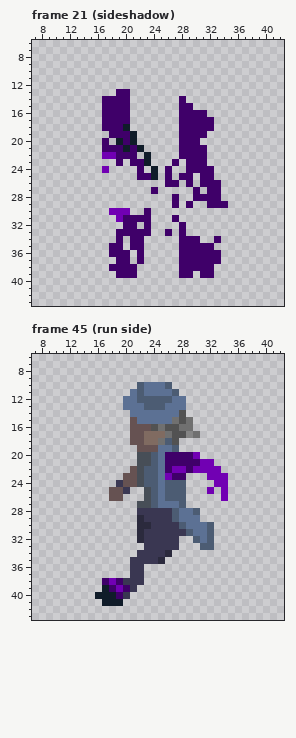
Pixel-art file -- Game Arts/ase files/Character.ase. The first picture shows the starting point.
48x48 pixels, 101 frames. Shown: frame 21 (sideshadow): x 7..42, y 6..43; frame 45 (run side): x 7..42, y 6..43. The commit also changed other frames, which this record leaves out.
After:
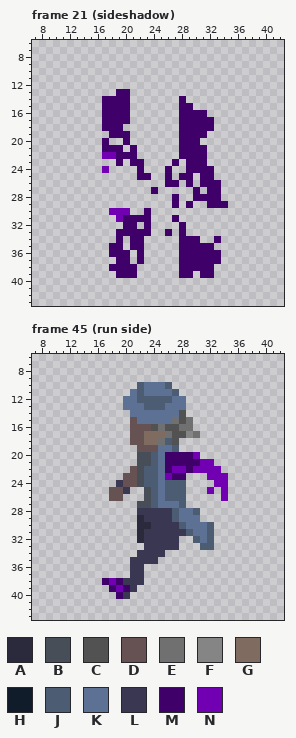
Palette (. is transparent): A #2b2a3d  B #474e57  C #525252  D #665252  E #707070  F #858585  G #806b61  H #101c29  J #4c5c73  K #5c7194  L #3a3752  M #3f0069  N #7100b3
Difference:
Frame 21 (sideshadow), layer "Layer 2":
y 18: x 20 H -> .
y 19: x 21 H -> .
y 20: x 19 H -> .; x 21 H -> .
y 21: x 20 H -> .; x 22 H -> .
y 22..23: x 23 H -> .
y 24..25: x 24 H -> .
Frame 45 (run side), layer "Layer 1":
y 34: x 26 A -> .
y 35: x 25 A -> .
y 39: x 17 H -> .
y 40: x 16..18 HHH -> ...
y 41: x 17..19 HHH -> ...
Pixel boxes of the changes (left, top, right, bottom) in both pictures:
erased: (116, 124, 158, 180)
erased: (158, 550, 172, 564)
erased: (95, 585, 123, 606)
